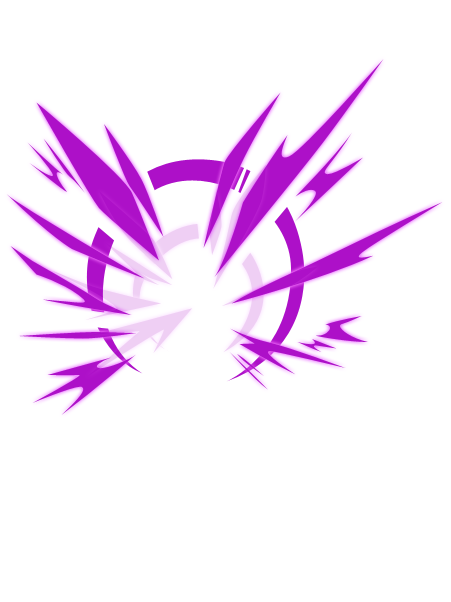
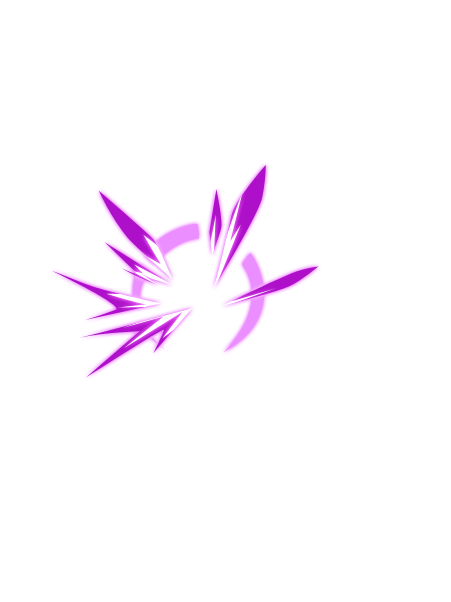
Layer changes from the first 451×602 image to the second:
hid group "Group 1" (3 layers), moved it above "Group 2" over [6, 58, 443, 416]
painted on "Shape 3" over [6, 58, 443, 416]
painted on "Shape 1" over [86, 159, 305, 382]
"Group 2": opacity 20% → 100%, moved it above "Group 3" over [52, 165, 319, 378]
added layer "Shape 9" in group "Group 2" over [106, 188, 276, 348]
painted on "Shape 5" over [132, 224, 264, 353]
